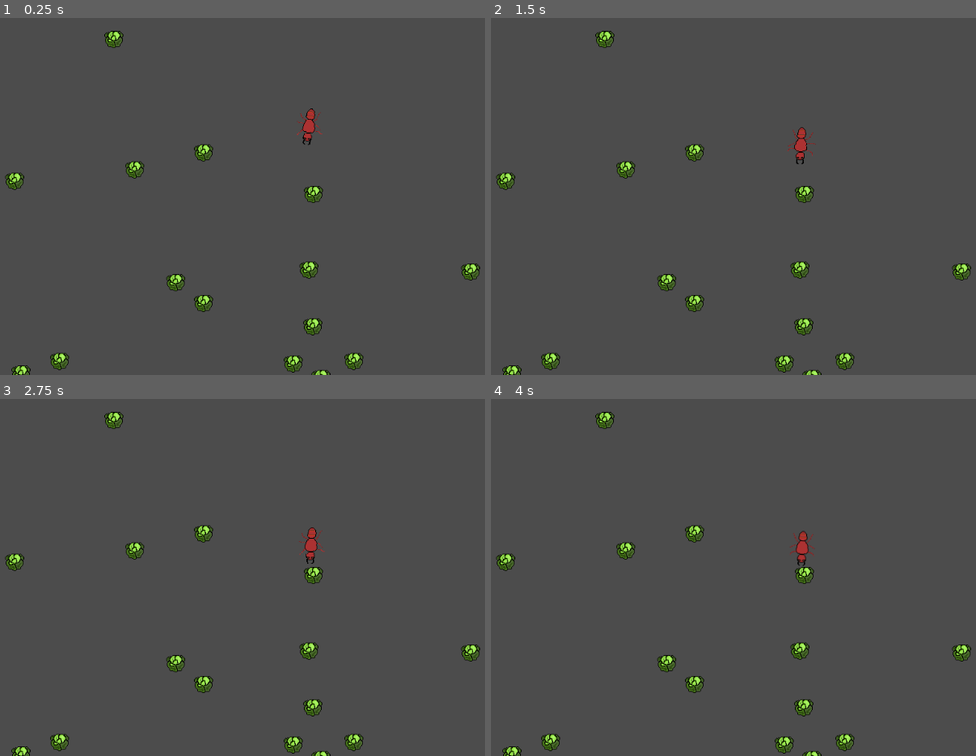
Above: before the commit, frames 1-4 (two rows, left to right).
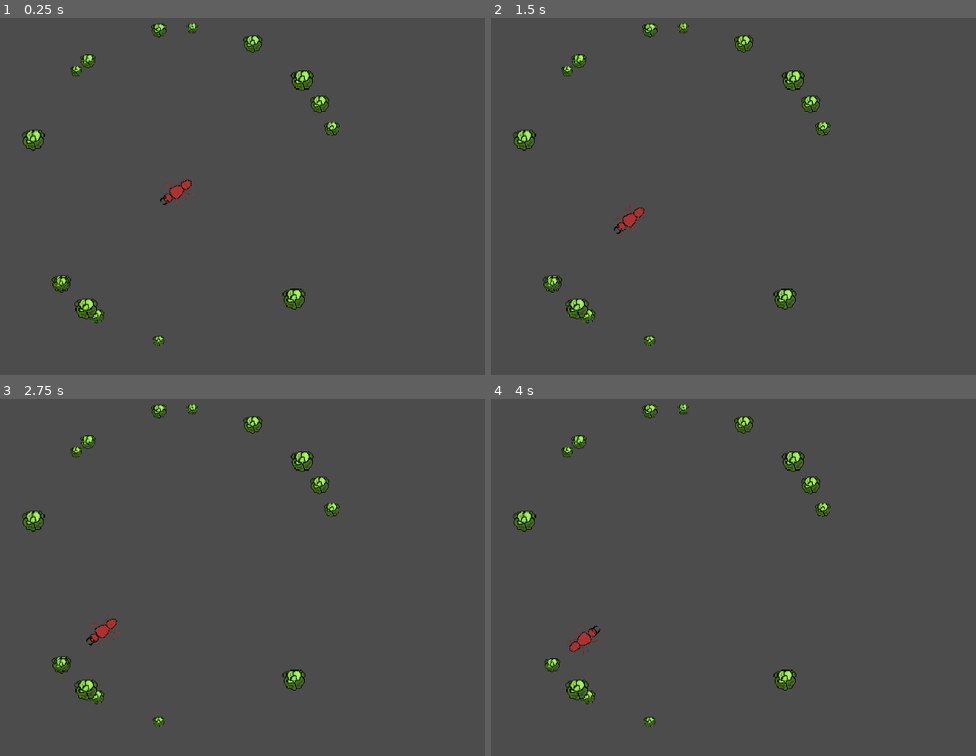
Above: after the commit, the same moments.

Repository: IBricchi/EdgeOfTheHedge
Game: Godot game, scene res://scenes/game.tscn
The game is run twice, just before and just after one commit, with the same random seed, the same clock (stepped at 60 frames per second) and the same inputs.
Inputs:
- Up to frame 1 (0.25 s): no input
- Up to frame 2 (1.5 s): no input
- Up to frame 3 (2.75 s): no input
- Up to frame 4 (4 s): no input

The runs differ from the first frame. In frame 1, 4.3% of the frame differs, in the area x 1-99%, y 1-100%; in frame 2, 4.3%; in frame 3, 4.3%; in frame 4, 4.3%.

Commit message:
make silly ants walk

Diff:
--- a/scenes/ant.tscn
+++ b/scenes/ant.tscn
@@ -92,16 +92,18 @@
 script = ExtResource( 3 )
 
 [node name="Basic Ant Idle" type="AnimatedSprite" parent="."]
+rotation = 1.5708
 frames = SubResource( 6 )
 animation = "Idle"
-frame = 3
+frame = 1
 playing = true
 
 [node name="Basic Ant Walk" type="AnimatedSprite" parent="."]
 visible = false
+rotation = 1.5708
 frames = SubResource( 19 )
 animation = "Walk"
-frame = 10
+frame = 5
 playing = true
 
 [node name="AntCollision" type="CollisionPolygon2D" parent="."]
@@ -109,8 +111,9 @@
 polygon = PoolVector2Array( -0.757828, 28.074, 1.00994, 28.1624, 5.78291, 23.8314, 7.46229, 13.5783, 15.9784, 23.1745,  …(230 unchanged characters)…
 
 [node name="Area2D" type="Area2D" parent="."]
+rotation = 1.5708
 collision_layer = 2
 collision_mask = 2
 
 [node name="AntSensor" type="CollisionPolygon2D" parent="Area2D"]
-polygon = PoolVector2Array( -4.6734, -0.175896, 5.0656, -0.363182, 99.7182, -72.8855, -0.194778, -108.386, -99.8627, -72.7087 )
+polygon = PoolVector2Array( -4.6734, -0.175896, 5.0656, -0.363182, 96, -32, 56, -112, -6.99382e-06, -160, -56, -112, -96, -32 )
--- a/scenes/lettuce.tscn
+++ b/scenes/lettuce.tscn
@@ -1,12 +1,14 @@
-[gd_scene load_steps=2 format=2]
+[gd_scene load_steps=3 format=2]
 
 [ext_resource path="res://assets/lettuce.png" type="Texture" id=1]
+[ext_resource path="res://scripts/lettuce.gd" type="Script" id=2]
 
 [node name="Lettuce" type="KinematicBody2D" groups=[
 "Food",
 ]]
 collision_layer = 2
 collision_mask = 3
+script = ExtResource( 2 )
 
 [node name="Sprite" type="Sprite" parent="."]
 texture = ExtResource( 1 )
--- a/scripts/ant.gd
+++ b/scripts/ant.gd
@@ -7,9 +7,24 @@
 onready var sensor : CollisionPolygon2D = $"Area2D/AntSensor"
 
 var direction : Vector2
-var speed : float = 0.4
+var home : Node setget set_ant_home
+var speed : float = 1
 
 
+enum priority {
+	find_food = 0,
+	wander = 1,
+	fight = 2,
+	run_away = 3
+}
+
+enum activity {
+	walking,
+	idle
+}
+
+var ant_priority : int = priority.find_food
+var focus : Node = null # focus is the node the ant wants to get to, food, enemy, home, etc
 
 func _ready():
 	randomize()
@@ -21,10 +36,16 @@
 func _physics_process(delta):
 	# if the ant is moving
 	if direction.length() != 0 :
+		if focus :
+			var to_focus : Vector2 = focus.position - self.position
+			direction = (direction + 0.1 * speed* delta*to_focus).normalized()
+
 		var move_collision_result = move_and_collide( direction * speed)
 		# if the ant collides stop moving
 		if move_collision_result:
 			direction = Vector2(0,0)
+			if move_collision_result.collider == focus:
+				focus_reached()
 			return
 		# make sure the walk animation is playing and make sure the animation is playing at the correct speed
 		if not walk_sprite.visible:
@@ -32,17 +53,47 @@
 			idle_sprite.visible = false
 		walk_sprite.frames.set_animation_speed("Walk", 24* direction.length())
 		# rotate the ant
-		rotation = PI + acos(direction.y /direction.length())
-		# move towards the closest lettuce that is in range
-		for body in sensor_area.get_overlapping_bodies():
-			var min_dist : float = INF
-			if body.is_in_group("Food"):
-				var dist : Vector2 = body.position - position
-				if dist.length() < min_dist :
-					direction = (direction + 0.2 * speed* delta*dist).normalized()
-					min_dist = dist.length()
+		look_at(position + direction)
+
+		if focus == home:
+			if (home.position - position).length() < 5:
+				reached_home()
+
+		if not focus and ant_priority == priority.find_food :
+			# set closest lettuce as focus
+			var min_dist : float = 3.402823e+38 # positive infinity (actually using INF doesn't work and I have no idea why)
+			for body in sensor_area.get_overlapping_bodies():
+				if body.is_in_group("Food"):
+					var dist : Vector2 = body.position - self.position
+					if dist.length() < min_dist :
+						focus = body
+						min_dist = dist.length()
+
 	# if the ant isnt moving play the idle animation
 	else:
 		if not idle_sprite.visible:
 			walk_sprite.visible = false
 			idle_sprite.visible = true
+
+
+
+
+func focus_reached():
+	if focus.is_in_group("Food"):
+		focus.gets_eaten()
+	focus = home
+
+	#rotation -= PI
+	var to_focus : Vector2 = focus.position - self.position
+	direction = to_focus.normalized()
+
+func set_ant_home(vect):
+	home = Node2D.new()
+	home.position = vect
+
+
+func reached_home():
+	focus = null
+	# bounce back in the same direction that the ant came from plusminus pi/2
+	var rand_angle = atan(direction.y / direction.x) +  rand_range(PI/2, 3/2*PI)
+	direction = Vector2(cos(rand_angle), sin(rand_angle))
--- a/scripts/game.gd
+++ b/scripts/game.gd
@@ -3,12 +3,18 @@
 var ant : Resource = preload("res://scenes/ant.tscn")
 var lettuce : Resource = preload("res://scenes/lettuce.tscn")
 
+
+
+var ant_home : Vector2 = Vector2(300,300)
+
 func _ready():
 	randomize()
 	var ant1 = ant.instance()
 	add_child(ant1)
-	for i in range(20):
+	for i in range(15):
 		var lett = lettuce.instance()
 		add_child(lett)
-		lett.translate(Vector2(rand_range(0,800),rand_range(0,800)))
-	ant1.translate( Vector2(500,200))
+		var random_angle : float = rand_range(0, 2*PI)
+		lett.translate(ant_home + 250 * Vector2(cos(random_angle) , sin(random_angle)))
+	ant1.translate( ant_home)
+	ant1.set_ant_home(ant_home)
--- /dev/null
+++ b/scripts/lettuce.gd
@@ -0,0 +1,24 @@
+extends KinematicBody2D
+
+var nom_nom_value : int = floor(rand_range(2,6)) # how many times this lettuce can be eatenm between 2 and 5
+
+
+func _ready():
+	resize_according_to_value()
+
+
+
+func _process(delta):
+	pass
+
+
+func gets_eaten():
+	nom_nom_value -= 1
+	resize_according_to_value()
+	if not nom_nom_value:
+		get_parent().remove_child(self)
+		queue_free()
+
+
+func resize_according_to_value():
+	self.scale = Vector2(1,1)* 0.2* (nom_nom_value+1)
